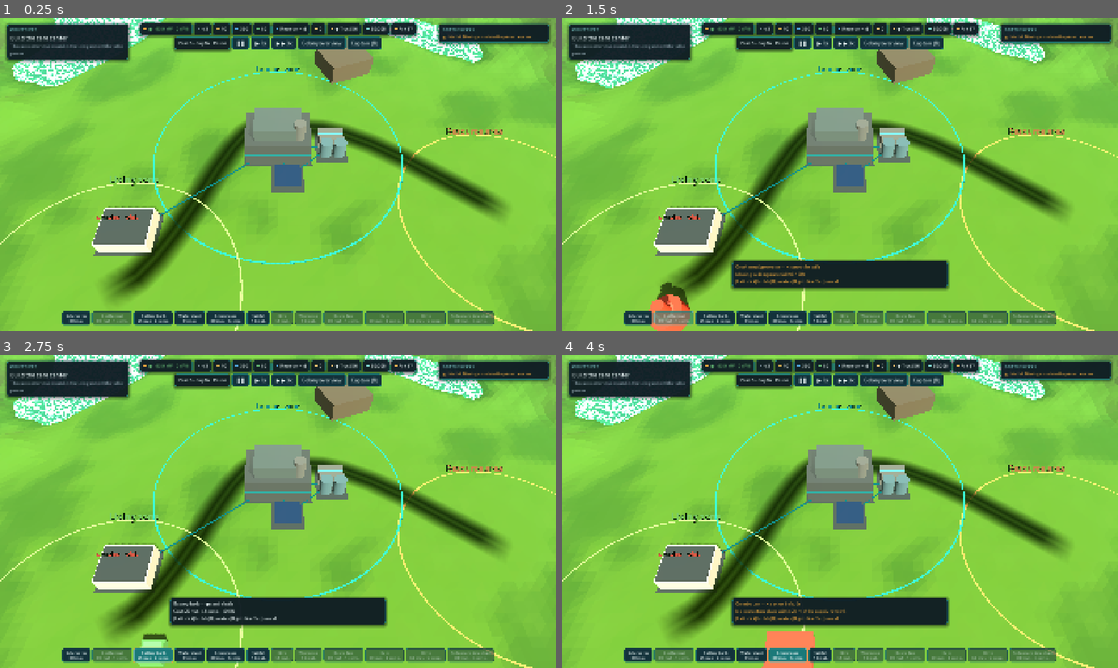
Above: before the commit, frames 1-4 (two rows, left to right).
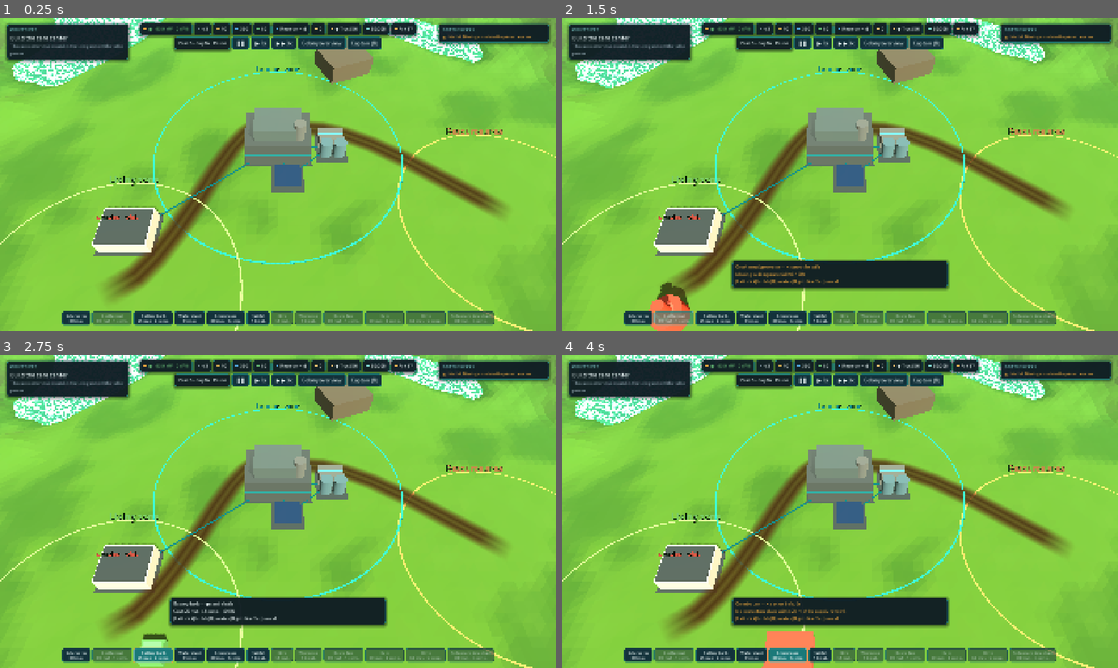
Above: after the commit, the same moments.

Repository: sebastianlistfeirup/GENESISARK
Game: Godot game, scene res://scenes/colony/colony.tscn
Two runs of this game, one before a commit and one after it. Both use one fixed random seed, a clock stepped at 60 frames per second and the inputs below. This scene is started directly instead of the project's main scene.
Inputs:
- Up to frame 1 (0.25 s): no input
- Up to frame 2 (1.5 s): click "Solar array 30 mat." at 0.5 s; click "Geothermal 60 mat. · 4 comp." at 1.25 s
- Up to frame 3 (2.75 s): click "Battery bank 25 mat. · 2 comp." at 2 s
- Up to frame 4 (4 s): click "Water plant 35 mat." at 2.75 s; click "Greenhouse 30 mat. · 1 comp." at 3.5 s

The runs differ from the first frame. In frame 1, 5.5% of the frame differs, in the area x 19-91%, y 32-90%; in frame 2, 5.5%; in frame 3, 5.5%; in frame 4, 5.5%.

Commit message:
Colony art: ground cover laid with the first layout and pruned under new buildings, roads and tubes (also hides landmark rocks the grown colony reaches); per-world dirt road tones
Co-Authored-By: Claude Opus 5.5 <noreply@anthropic.com>

Diff:
--- a/data/art/colony_dressing.json
+++ b/data/art/colony_dressing.json
@@ -882,8 +882,9 @@
  },
  "roads": {
   "width": 3.0,
-  "shoulder": 2.2,
+  "shoulder": 1.4,
   "darken": 0.62,
+  "colors": {"viridia": "#8f7a55", "pelagos": "#9c8c6a", "ferrum": "#8e5638", "sere": "#9a7c55", "nivalis": "#7d8a9c", "umbra": "#2e3646"},
   "cell": 1.5
  }
 }
--- a/evidence/scene_smoke.json
+++ b/evidence/scene_smoke.json
@@ -6,7 +6,7 @@
       "ok": true
     },
     {
-      "detail": "@Button@57:<Button#131248162687>",
+      "detail": "@Button@57:<Button#132540008320>",
       "name": "pad_focuses_menu",
       "ok": true
     },
@@ -96,7 +96,7 @@
       "ok": true
     },
     {
-      "detail": "I_power_coupling:<Area3D#291453802948>",
+      "detail": "I_power_coupling:<Area3D#293718727109>",
       "name": "prompt_targets_coupling",
       "ok": true
     },
@@ -274,5 +274,5 @@
   "engine_version": "4.7.1-stable (official)",
   "failures": [],
   "status": "PASS",
-  "timestamp": "2026-10-24T10:28:04"
+  "timestamp": "2026-10-24T10:47:51"
 }
--- a/evidence/test_report.json
+++ b/evidence/test_report.json
@@ -1,6 +1,6 @@
 {
   "content_errors": [],
-  "elapsed_ms": 2233,
+  "elapsed_ms": 2271,
   "engine_version": "4.7.1-stable (official)",
   "failures": [],
   "files": {
@@ -17,5 +17,5 @@
   },
   "status": "PASS",
   "tests": 81,
-  "timestamp": "2026-10-24T10:27:02"
+  "timestamp": "2026-10-24T10:46:48"
 }
--- a/scripts/runtime/colony/colony_scene.gd
+++ b/scripts/runtime/colony/colony_scene.gd
@@ -31,7 +31,6 @@
 var _top: VBoxContainer
 var _ghost_tip: Label
 var _life: ColonyLife
-var _cover_avoid: Array = []
 var _cover: Node3D
 var _roads: Node3D
 var _paths: ColonyPaths
@@ -70,7 +69,6 @@
 	add_child(terrain)
 	terrain.build()
 	terrain.scatter(hash(gs.colony.site_id) + 1, 60 if GroundCover.spec_for(gs.colony.planet_id, "").is_empty() else 0, avoid)
-	_cover_avoid = avoid  # ground cover is laid in _relayout, once the roads and buildings are known
 	_draw_districts()
 	SceneDressing.attach(self, str(site.get("id", "")), terrain)
 	_net = MeshInstance3D.new()
@@ -292,7 +290,9 @@
 	for rd: PackedVector2Array in _paths.roads:
 		clear.add_polyline(rd, road_w * 0.5 + 0.3)
 	_draw_roads(road_cfg)
-	_lay_ground_cover(clear)
+	if _cover == null:
+		_lay_ground_cover(clear)
+	_prune_cover(clear)
 	if _dressing == null:
 		_dressing = ColonyDressing.new()
 		_dressing.name = "Dressing"
@@ -318,25 +318,66 @@
 	if tstyle.has("ground"):
 		ground = Color(str(tstyle["ground"]))
 	var col := Color.from_hsv(ground.h, clampf(ground.s * 1.05, 0.0, 1.0), ground.v * DictUtil.get_float(cfg, "darken", 0.62))
+	var per: Dictionary = DictUtil.get_dict(cfg, "colors")  # a dirt tone per world reads better than a shade
+	if per.has(str(planet.get("id", ""))):
+		col = Color(str(per[str(planet.get("id", ""))]))
 	for rd: PackedVector2Array in _paths.roads:
 		_roads.add_child(ColonyPaths.road_mesh(rd, terrain, col, DictUtil.get_float(cfg, "width", 3.2), DictUtil.get_float(cfg, "shoulder", 1.4)))
 
 
-## Ground cover keeps off the districts, the roads and every building (it is
-## re-laid only when the layout changes).
+## Ground cover is laid with the first layout (district cores, buildings, roads
+## and tubes stay clear; plants grow right up to them) and then kept stable.
 func _lay_ground_cover(clear: ColonyClearance) -> void:
-	var avoid: Array = _cover_avoid.duplicate()
+	var avoid: Array = []
+	var dscale := GameSession.sim.colony.district_scale(GameSession.state)
+	for dk: String in DictUtil.get_dict(site, "districts").keys():
+		var dc: Array = DictUtil.get_arr(site["districts"][dk], "center")
+		avoid.append([Vector2(float(dc[0]), float(dc[1])), DictUtil.get_float(site["districts"][dk], "radius") * dscale * 0.6])
+	for bz: Dictionary in DictUtil.get_arr(site, "blocked"):
+		var bc: Array = DictUtil.get_arr(bz, "center")
+		avoid.append([Vector2(float(bc[0]), float(bc[1])), DictUtil.get_float(bz, "radius") + 1.0])
+	var segs: Array = _corridors.get_meta("segments") if _corridors and _corridors.has_meta("segments") else []
+	for sg: Array in segs:
+		var a: Vector2 = sg[0]
+		var b: Vector2 = sg[1]
+		for k: int in int(a.distance_to(b) / 2.0) + 1:
+			avoid.append([a.lerp(b, k * 2.0 / maxf(a.distance_to(b), 0.01)), 2.2])
+	var road_w := DictUtil.get_float(DictUtil.get_dict(BuildingDressing.doc(), "roads"), "width", 3.0)
 	for rd: PackedVector2Array in _paths.roads:
 		for i: int in range(0, rd.size(), 2):
-			avoid.append([rd[i], DictUtil.get_float(DictUtil.get_dict(BuildingDressing.doc(), "roads"), "width", 3.2) * 0.5 + 1.8])
+			avoid.append([rd[i], road_w * 0.5 + 1.8])
 	for rr: Array in clear.rects():
 		var r: Rect2 = rr[0]
 		avoid.append([r.get_center(), r.size.length() * 0.5 + 2.0])
-	if _cover:
-		_cover.queue_free()
 	var gs: GameState = GameSession.state
 	_cover = GroundCover.build(terrain, gs.colony.planet_id, hash(gs.colony.site_id) + 3, avoid, 220.0, gs.colony.biome_id)
 	add_child(_cover)
+
+
+## Ground cover is laid once (stable, deterministic); each new layout hides the
+## pieces a building, road or corridor now stands on (tree trunks stop colliding
+## there too) and any landmark silhouette the grown colony has reached.
+func _prune_cover(clear: ColonyClearance) -> void:
+	if _cover == null:
+		return
+	for c: Node in _cover.get_children():
+		if c is MultiMeshInstance3D:
+			var mm := (c as MultiMeshInstance3D).multimesh
+			for i: int in mm.instance_count:
+				var xf := mm.get_instance_transform(i)
+				if xf.basis.get_scale().x > 0.0001 and clear.blocked(Vector2(xf.origin.x, xf.origin.z), 0.5):
+					mm.set_instance_transform(i, Transform3D(Basis.from_scale(Vector3.ONE * 0.00001), xf.origin))
+		elif c is MeshInstance3D and (c as MeshInstance3D).visible:
+			var mi := c as MeshInstance3D
+			var box: AABB = mi.transform * mi.get_aabb()
+			if clear.blocked(Vector2(box.get_center().x, box.get_center().z), maxf(box.size.x, box.size.z) * 0.4, -1, true):
+				mi.visible = false
+		elif c is StaticBody3D:
+			for cs: Node in c.get_children():
+				if cs is CollisionShape3D and not (cs as CollisionShape3D).disabled:
+					var at := (cs as Node3D).position
+					if clear.blocked(Vector2(at.x, at.z), 0.5):
+						(cs as CollisionShape3D).disabled = true
 
 
 func _process_network_visibility() -> void:
